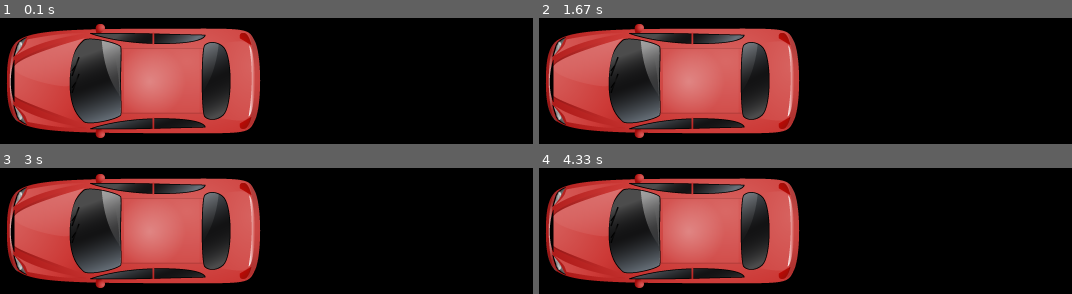
Above: before the commit, frames 1-4 (two rows, left to right).
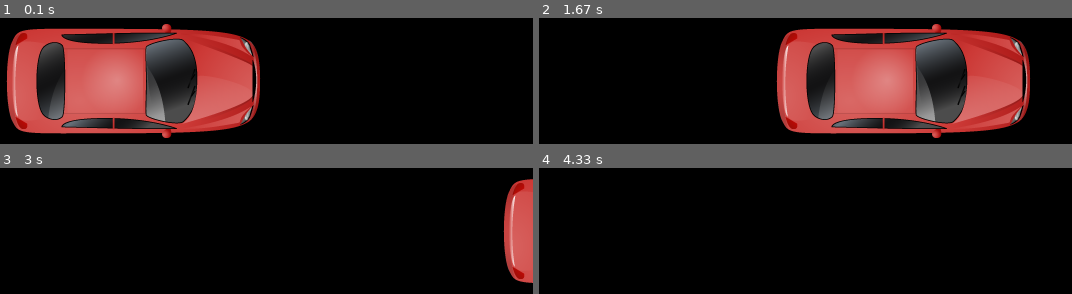
Above: after the commit, the same moments.

Repository: lAg201007/pythonAIProject
Game: pygame game, started from game/game.py
Two runs of this game, one before a commit and one after it. Both use one fixed random seed, a clock stepped at 60 frames per second and the inputs below.
Inputs:
- Up to frame 1 (0.1 s): no input
- Up to frame 2 (1.67 s): no input
- Up to frame 3 (3 s): no input
- Up to frame 4 (4.33 s): no input

The runs differ from the first frame. In frame 1, 30% of the frame differs, in the area x 1-49%, y 4-96%; in frame 2, 67%, in the area x 1-93%, y 4-96%; in frame 3, 39%; in frame 4, 35%.

Commit message:
now car can move, accelerate, desaceletare, go backwards, all with deltatime working

Diff:
--- a/game/carClass.py
+++ b/game/carClass.py
@@ -1,14 +1,17 @@
 import pygame
 import pygameClasses
+import math
 
 class Car:
-    def __init__(self, max_vel, rotation_vel, car_img,start_xpos,start_ypos):
+    def __init__(self, max_vel, aceleration, rotation_vel, car_img,start_xpos,start_ypos):
         self.max_vel = max_vel
         self.rotation_vel = rotation_vel
         self.x_pos = start_xpos
         self.y_pos = start_ypos
         self.Object = pygameClasses.Object(car_img,(self.x_pos,self.y_pos))
         self.car_angle = 0
+        self.vel = 0
+        self.aceleration = aceleration
 
     def rotate(self, deltaTime ,left=False, right=False):
         if right:
@@ -16,3 +19,26 @@
         elif left:
             self.car_angle -= self.rotation_vel * deltaTime
         self.Object.Rotate(self.car_angle)
+
+    def accelerateFoward(self,deltaTime):
+        if self.vel < self.max_vel:
+            self.vel += self.aceleration * deltaTime
+
+    def accelerateBackwards(self,deltaTime):
+        if self.vel > -self.max_vel:
+            self.vel -= self.aceleration * deltaTime
+
+    def desacelerate(self, deltaTime):
+        if self.vel > 0:
+            self.vel -= self.aceleration * deltaTime
+            if self.vel < 0:
+                self.vel = 0
+        elif self.vel < 0:
+            self.vel += self.aceleration * deltaTime
+            if self.vel > 0:
+                self.vel = 0
+
+    def move(self, deltaTime):
+        self.x_pos += self.vel * deltaTime * math.cos(math.radians(self.car_angle))
+        self.y_pos += self.vel * deltaTime * math.sin(math.radians(self.car_angle))
+        self.Object.UpdateRectPos((self.x_pos, self.y_pos))
--- a/game/game.py
+++ b/game/game.py
@@ -13,6 +13,9 @@
 dt = 0
 FPS = 60
 prev_time = time.time()
+
+car = carClass.Car(200,200,10,"game/Sprites/red_car.png",screen.get_width() / 2, screen.get_height() / 2)
+car.Object.Rotate(180)
 
 while game_running:
     clock.tick(FPS)
@@ -32,7 +35,9 @@
     # test = pygameClasses.Object("Textures/Image.png", (0,0))
     # test.Render(screen)
 
-    test = carClass.Car(10,10,"game/Sprites/red_car.png",screen.get_width() / 2, screen.get_height() / 2)
-    test.Object.Render(screen)
+    car.accelerateFoward(dt)
+    car.move(dt)
+
+    car.Object.Render(screen)
 
     pygame.display.update()
